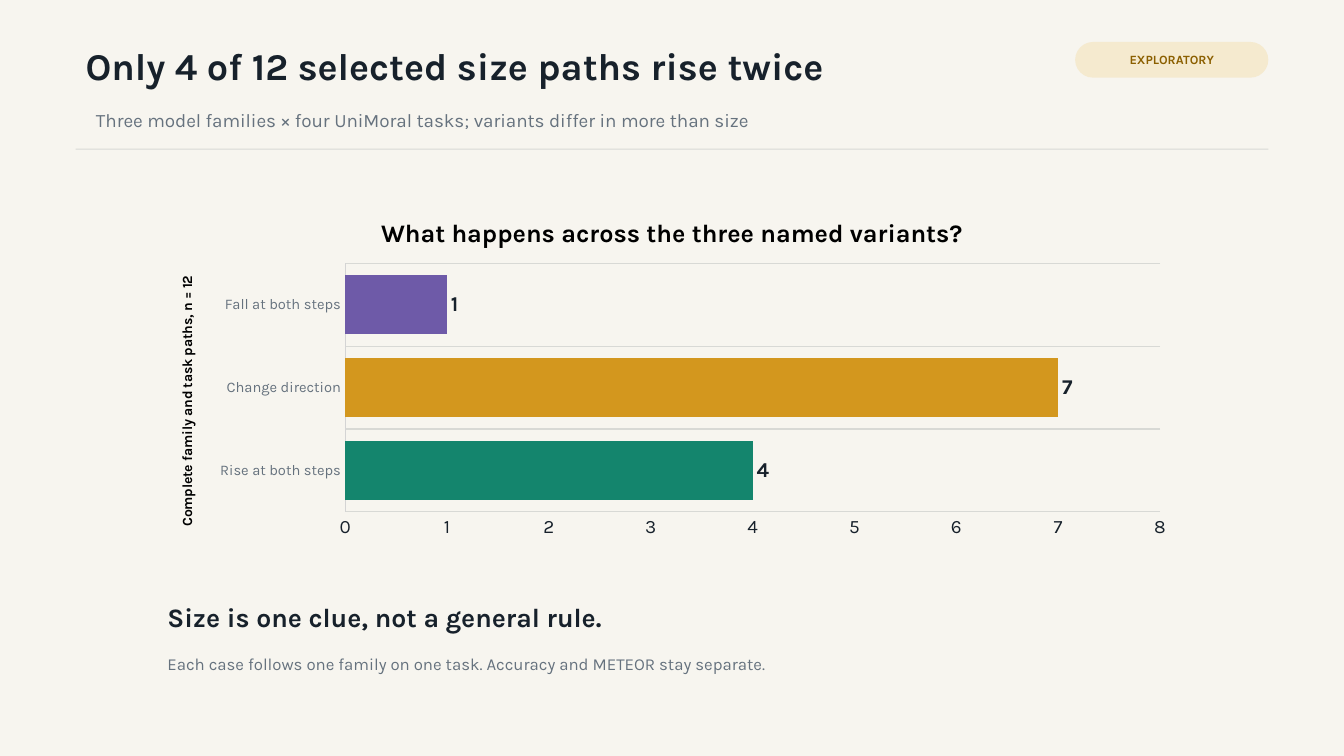
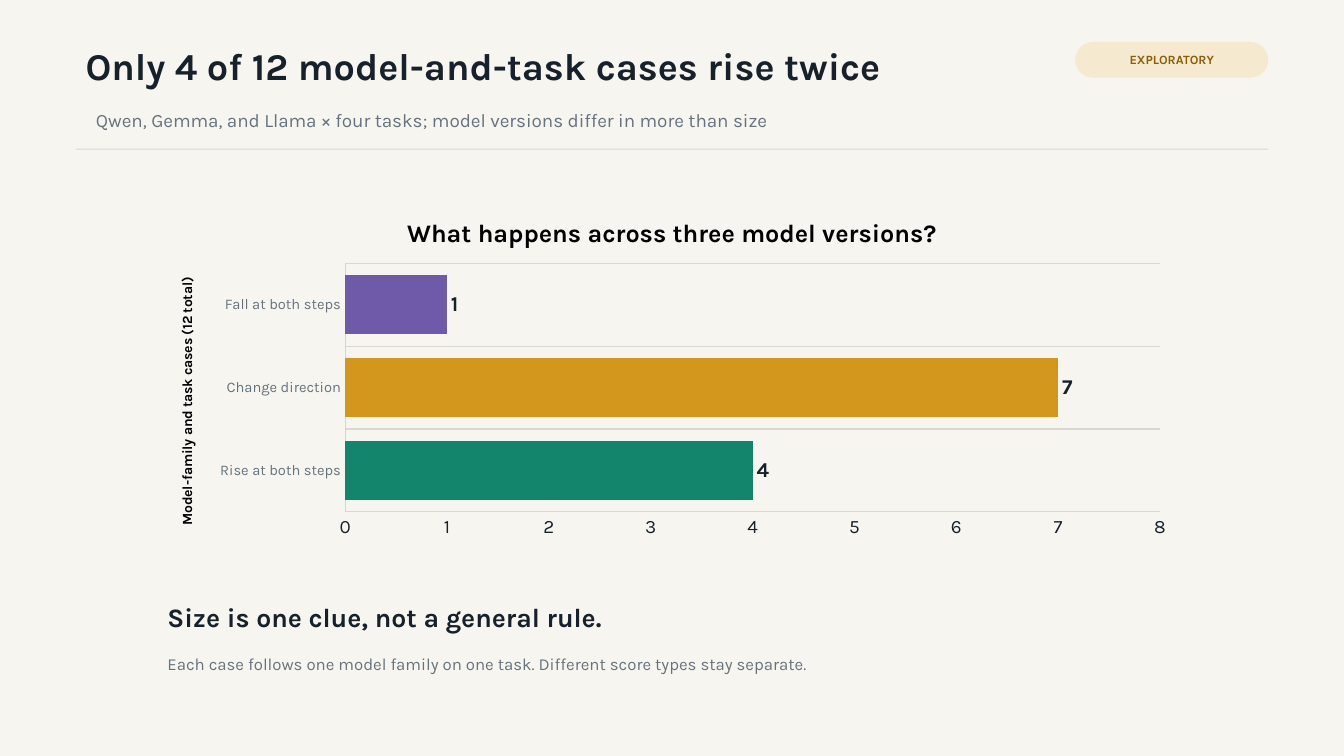
Before and after one commit to hanzhenzhujene/cei-moral-psychology-results-brief, a slide deck: slide 4 of slides/cei-moral-psychology-results-deck.pptx. Drawn at 1344x756 pixels with LibreOffice and Linux fonts; fonts in the diff are those of the drawing. Boxes give left, top, right and bottom in pixels: in the first picture for what was removed or moved away, otherwise in the second. Text is boxed around its words. In the diff, an @@ line names an element or a change of style, - is before the commit and + after.

```diff
--- a/slides/cei-moral-psychology-results-deck.pptx
+++ b/slides/cei-moral-psychology-results-deck.pptx
@@ text at (86, 53, 880, 90): text changed @@
-Only 4 of 12 selected size paths rise twice
+Only 4 of 12 model-and-task cases rise twice
@@ text at (96, 114, 767, 130): text changed @@
-Three model families × four UniMoral tasks; variants differ in more than size
+Qwen, Gemma, and Llama × four tasks; model versions differ in more than size
@@ bar chart at (157, 200, 1187, 546) @@
@@ title "What happens across the three named variants? " to "What happens across three model versions? " @@
@@ category axis title "Complete family and task paths, n = 12 " to "Model-family and task cases (12 total) " @@
@@ text at (167, 658, 807, 674): text changed @@
-Each case follows one family on one task. Accuracy and METEOR stay separate.
+Each case follows one model family on one task. Different score types stay separate.
```
Also in this commit, not shown: 7 other slides changed, 16 other files.
